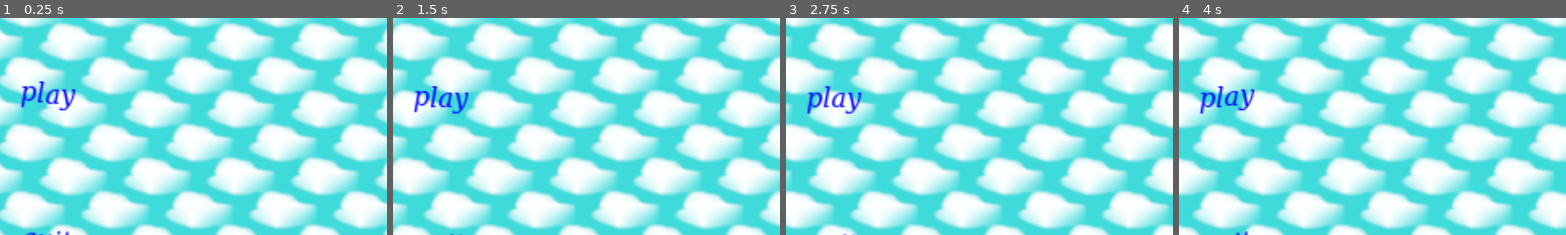
Above: before the commit, frames 1-4 (left to right).
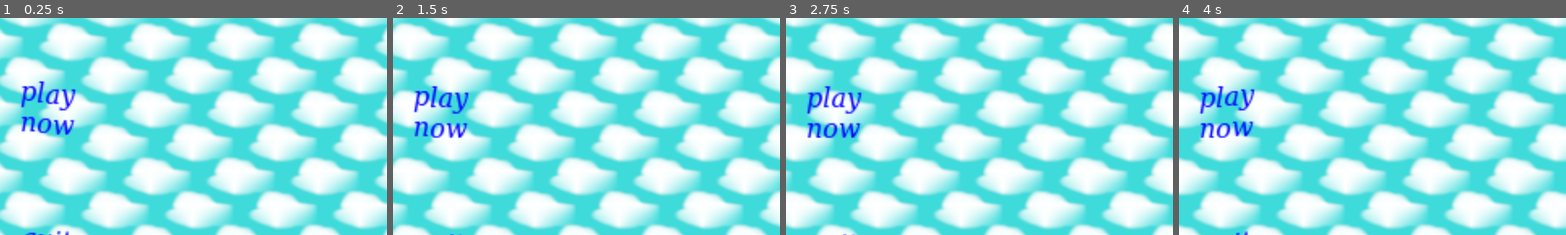
Above: after the commit, the same moments.

Repository: ovrdrv3/woodpeckers_migrate
Game: Godot game, scene res://menu.tscn
Same seed, same stepped clock (60 frames per second), same inputs: the game is played once before the commit and once after it.
Inputs (mouse positions are % of the whole screen's width and height, from its top left):
- Up to frame 1 (0.25 s): no input
- Up to frame 2 (1.5 s): move the mouse to (7, 57) at 0.52 s; click (7, 57) at 0.6 s; move the mouse to (7, 91) at 1.27 s; click (7, 91) at 1.35 s
- Up to frame 3 (2.75 s): move the mouse to (60, 28) at 2.02 s; click (60, 28) at 2.1 s
- Up to frame 4 (4 s): move the mouse to (45, 70) at 2.77 s; click (45, 70) at 2.85 s; move the mouse to (80, 65) at 3.52 s; click (80, 65) at 3.6 s
The pictures show only the part of the screen within x 0-50%, y 40-90%; the shares and areas given below are measured in that part.

The runs differ from the first frame. In frame 1, 0.6% of the frame differs, in the area x 5-20%, y 45-55%; in frame 2, 0.6%, in the area x 5-20%, y 47-56%; in frame 3, 0.6%; in frame 4, 0.6%.

Commit message:
Change the layout of the menu bar, add player

Diff:
--- a/menu.tscn
+++ b/menu.tscn
@@ -56,7 +56,7 @@
 theme_override_fonts/normal_font = SubResource("SystemFont_2j58o")
 bbcode_enabled = true
 text = "
-[wave amp=50 freq=0.5]play[/wave]"
+[wave amp=50 freq=0.5]play now[/wave]"
 fit_content = true
 tab_size = 24
 
--- a/project.godot
+++ b/project.godot
@@ -22,12 +22,49 @@
 
 [input]
 
+ui_left={
+"deadzone": 0.5,
+"events": [Object(InputEventKey,"resource_local_to_scene":false,"resource_name":"","device":0,"window_id":0,"alt_pressed":false,"shift_pressed":false,"ctrl_pressed":false,"meta_pressed":false,"pressed":false,"keycode":4194319,"physical_keycode":0,"key_label":0,"unicode":0,"echo":false,"script":null)
+, Object(InputEventJoypadButton,"resource_local_to_scene":false,"resource_name":"","device":0,"button_index":13,"pressure":0.0,"pressed":false,"script":null)
+, Object(InputEventJoypadMotion,"resource_local_to_scene":false,"resource_name":"","device":0,"axis":0,"axis_value":-1.0,"script":null)
+, Object(InputEventKey,"resource_local_to_scene":false,"resource_name":"","device":-1,"window_id":0,"alt_pressed":false,"shift_pressed":false,"ctrl_pressed":false,"meta_pressed":false,"pressed":false,"keycode":0,"physical_keycode":65,"key_label":0,"unicode":97,"echo":false,"script":null)
+]
+}
+ui_right={
+"deadzone": 0.5,
+"events": [Object(InputEventKey,"resource_local_to_scene":false,"resource_name":"","device":0,"window_id":0,"alt_pressed":false,"shift_pressed":false,"ctrl_pressed":false,"meta_pressed":false,"pressed":false,"keycode":4194321,"physical_keycode":0,"key_label":0,"unicode":0,"echo":false,"script":null)
+, Object(InputEventJoypadButton,"resource_local_to_scene":false,"resource_name":"","device":0,"button_index":14,"pressure":0.0,"pressed":false,"script":null)
+, Object(InputEventJoypadMotion,"resource_local_to_scene":false,"resource_name":"","device":0,"axis":0,"axis_value":1.0,"script":null)
+, Object(InputEventKey,"resource_local_to_scene":false,"resource_name":"","device":-1,"window_id":0,"alt_pressed":false,"shift_pressed":false,"ctrl_pressed":false,"meta_pressed":false,"pressed":false,"keycode":0,"physical_keycode":68,"key_label":0,"unicode":100,"echo":false,"script":null)
+]
+}
+ui_up={
+"deadzone": 0.5,
+"events": [Object(InputEventKey,"resource_local_to_scene":false,"resource_name":"","device":0,"window_id":0,"alt_pressed":false,"shift_pressed":false,"ctrl_pressed":false,"meta_pressed":false,"pressed":false,"keycode":4194320,"physical_keycode":0,"key_label":0,"unicode":0,"echo":false,"script":null)
+, Object(InputEventJoypadButton,"resource_local_to_scene":false,"resource_name":"","device":0,"button_index":11,"pressure":0.0,"pressed":false,"script":null)
+, Object(InputEventJoypadMotion,"resource_local_to_scene":false,"resource_name":"","device":0,"axis":1,"axis_value":-1.0,"script":null)
+, Object(InputEventKey,"resource_local_to_scene":false,"resource_name":"","device":-1,"window_id":0,"alt_pressed":false,"shift_pressed":false,"ctrl_pressed":false,"meta_pressed":false,"pressed":false,"keycode":0,"physical_keycode":87,"key_label":0,"unicode":119,"echo":false,"script":null)
+]
+}
+ui_down={
+"deadzone": 0.5,
+"events": [Object(InputEventKey,"resource_local_to_scene":false,"resource_name":"","device":0,"window_id":0,"alt_pressed":false,"shift_pressed":false,"ctrl_pressed":false,"meta_pressed":false,"pressed":false,"keycode":4194322,"physical_keycode":0,"key_label":0,"unicode":0,"echo":false,"script":null)
+, Object(InputEventJoypadButton,"resource_local_to_scene":false,"resource_name":"","device":0,"button_index":12,"pressure":0.0,"pressed":false,"script":null)
+, Object(InputEventJoypadMotion,"resource_local_to_scene":false,"resource_name":"","device":0,"axis":1,"axis_value":1.0,"script":null)
+, Object(InputEventKey,"resource_local_to_scene":false,"resource_name":"","device":-1,"window_id":0,"alt_pressed":false,"shift_pressed":false,"ctrl_pressed":false,"meta_pressed":false,"pressed":false,"keycode":0,"physical_keycode":83,"key_label":0,"unicode":115,"echo":false,"script":null)
+]
+}
 left_mouse_click={
 "deadzone": 0.5,
 "events": [Object(InputEventMouseButton,"resource_local_to_scene":false,"resource_name":"","device":-1,"window_id":0,"a …(253 unchanged characters)…
 ]
 }
 
+[physics]
+
+2d/default_gravity=2.08165e-12
+2d/default_gravity_vector=Vector2(2.08165e-12, 2.08165e-12)
+
 [rendering]
 
 renderer/rendering_method="mobile"
--- a/world.tscn
+++ b/world.tscn
@@ -1,12 +1,13 @@
-[gd_scene load_steps=2 format=3 uid="uid://b80jtxs8ank2"]
+[gd_scene load_steps=3 format=3 uid="uid://b80jtxs8ank2"]
 
-[ext_resource type="Texture2D" uid="uid://sbwc23pwrhbt" path="res://icon.svg" id="1_psp5l"]
+[ext_resource type="PackedScene" uid="uid://bv4o0nn20avc1" path="res://player.tscn" id="2_0ovvw"]
+[ext_resource type="Texture2D" uid="uid://ba1jedgdsjsw8" path="res://spikes.png" id="2_m87w7"]
 
 [node name="world" type="Node2D"]
 
-[node name="Icon" type="Sprite2D" parent="."]
-position = Vector2(801.5, 401)
-scale = Vector2(1.19531, 0.71875)
-texture = ExtResource("1_psp5l")
+[node name="Spikes" type="Sprite2D" parent="."]
+position = Vector2(1076, 392)
+texture = ExtResource("2_m87w7")
 
-[node name="Sprite2D" type="Sprite2D" parent="."]
+[node name="player" parent="." instance=ExtResource("2_0ovvw")]
+position = Vector2(432, 460)
